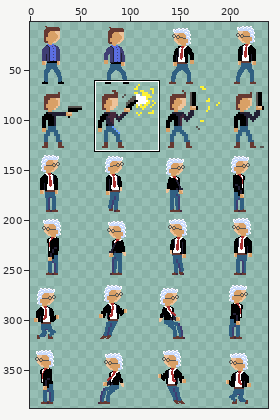
Two states of a sprite sheet, assets/forrest/michel.png. The first picture is a wide view before the edit; the outline marks the close-up.
Close-up. First the earlier version:
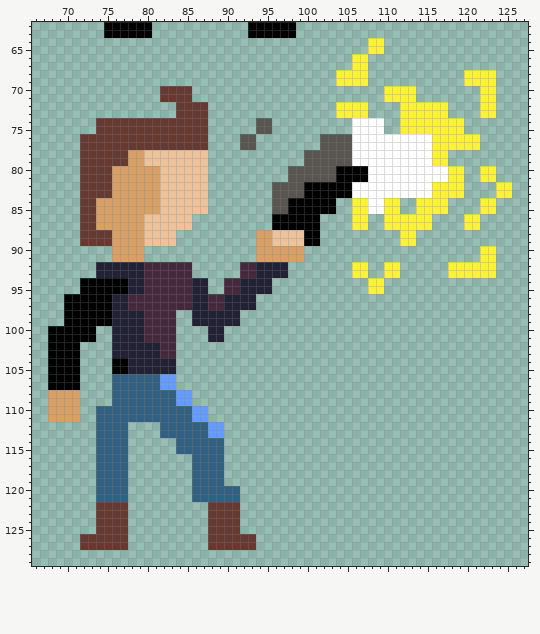
The file is 256x512 pixels. Shown: x 66..127, y 62..129. The wide view leaves out empty margins. The commit also changed other parts of the picture, which this record leaves out.
Now the later version:
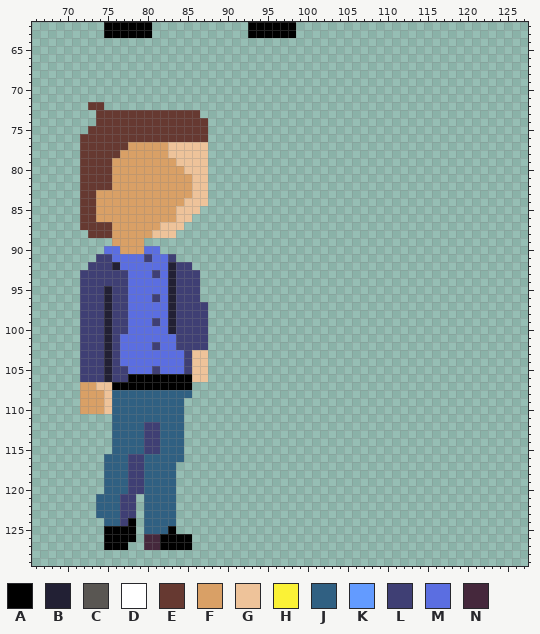
Palette (. is transparent): A #000000  B #222034  C #595652  D #ffffff  E #663931  F #d9a066  G #eec39a  H #fbf236  J #306082  K #639bff  L #3f3f74  M #5b6ee1  N #45283c
Edits made:
@@ x 66..127 @@
  63 .........AAAAAA............AAAAAA.............................
- 64 ..........................................HH..................
- 65 ..........................................HH..................
- 66 ........................................HH....................
- 67 ........................................HH....................
- 68 ......................................HHHH............HHHH....
- 69 ......................................HHHH............HHHH....
- 70 ................EEEE........................HHHH........HH....
- 71 ................EEEE........................HHHH........HH....
- 72 ..................EEEE................HHHH....HHHHHH....HH....
- 73 ..................EEEE................HHHH....HHHHHH....HH....
- 74 ........EEEEEEEEEEEEEE......CC..........DDDD..HHHHHHHH........
- 75 ........EEEEEEEEEEEEEE......CC..........DDDD..HHHHHHHH........
- 76 ......EEEEEEEEEEEEEEEE....CC........CCCCDDDDDDDDDDHHHHHH......
- 77 ......EEEEEEEEEEEEEEEE....CC........CCCCDDDDDDDDDDHHHHHH......
- 78 ......EEEEEEFFGGGGGGGG............CCCCCCDDDDDDDDDDHH..........
- 79 ......EEEEEEFFGGGGGGGG............CCCCCCDDDDDDDDDDHH..........
- 80 ......EEEEFFFFFFGGGGGG..........CCCCCCAAAADDDDDDDDDDHH..HH....
- 81 ......EEEEFFFFFFGGGGGG..........CCCCCCAAAADDDDDDDDDDHH..HH....
- 82 ......EEEEFFFFFFGGGGGG........CCCCAAAAAADDDDDDDDDDHHHH....HH..
- 83 ......EEEEFFFFFFGGGGGG........CCCCAAAAAADDDDDDDDDDHHHH....HH..
- 84 ......EEFFFFFFFFGGGGGG........CCAAAAAA..HHDDHH..HHHH....HH....
- 85 ......EEFFFFFFFFGGGGGG........CCAAAAAA..HHDDHH..HHHH....HH....
- 86 ......EEFFFFFFGGGGGG..........AAAAAA....HH..HHHHHH....HH......
- 87 ......EEFFFFFFGGGGGG..........AAAAAA....HH..HHHHHH....HH......
- 88 ......EEEEFFFFGGGG..........FFGGGGAA..........HH..............
- 89 ......EEEEFFFFGGGG..........FFGGGGAA..........HH..............
- 90 ..........FFFF..............FFFFFF......................HH....
- 91 ..........FFFF..............FFFFFF......................HH....
- 92 ........BBBBBBNNNNNN......NNBBBB........HH..HH......HHHHHH....
- 93 ........BBBBBBNNNNNN......NNBBBB........HH..HH......HHHHHH....
- 94 ......AAAAAABBNNNNNNBB..NNBBBB............HH..................
- 95 ......AAAAAABBNNNNNNBB..NNBBBB............HH..................
- 96 ....AAAAAABBNNNNNNNNBBNNBBBB..................................
- 97 ....AAAAAABBNNNNNNNNBBNNBBBB..................................
- 98 ....AAAAAABBBBNNNN..BBBBBB....................................
- 99 ....AAAAAABBBBNNNN..BBBBBB....................................
-100 ..AAAAAA..BBBBNNNN....BB......................................
-101 ..AAAAAA..BBBBNNNN....BB......................................
-102 ..AAAA....BBBBBBNN............................................
-103 ..AAAA....BBBBBBNN............................................
-104 ..AAAA....AABBBBBB............................................
-105 ..AAAA....AABBBBBB............................................
-106 ..AAAA....JJJJJJKK............................................
-107 ..AAAA....JJJJJJKK............................................
-108 ..FFFF....JJJJJJJJKK..........................................
-109 ..FFFF....JJJJJJJJKK..........................................
-110 ..FFFF..JJJJJJJJJJJJKK........................................
-111 ..FFFF..JJJJJJJJJJJJKK........................................
-112 ........JJJJ....JJJJJJKK......................................
-113 ........JJJJ....JJJJJJKK......................................
-114 ........JJJJ......JJJJJJ......................................
-115 ........JJJJ......JJJJJJ......................................
-116 ........JJJJ........JJJJ......................................
-117 ........JJJJ........JJJJ......................................
-118 ........JJJJ........JJJJ......................................
-119 ........JJJJ........JJJJ......................................
-120 ........JJJJ........JJJJJJ....................................
-121 ........JJJJ........JJJJJJ....................................
-122 ........EEEE..........EEEE....................................
-123 ........EEEE..........EEEE....................................
-124 ........EEEE..........EEEE....................................
-125 ........EEEE..........EEEE....................................
-126 ......EEEEEE..........EEEEEE..................................
-127 ......EEEEEE..........EEEEEE..................................
+ 64 ..............................................................
+ 65 ..............................................................
+ 66 ..............................................................
+ 67 ..............................................................
+ 68 ..............................................................
+ 69 ..............................................................
+ 70 ..............................................................
+ 71 ..............................................................
+ 72 .......EE.....................................................
+ 73 ........EEEEEEEEEEEEE.........................................
+ 74 ........EEEEEEEEEEEEEE........................................
+ 75 .......EEEEEEEEEEEEEEE........................................
+ 76 ......EEEEEEEEEEEEEEEE........................................
+ 77 ......EEEEEEFFFFFGGGGG........................................
+ 78 ......EEEEEFFFFFFGGGGG........................................
+ 79 ......EEEEFFFFFFFFGGGG........................................
+ 80 ......EEEEFFFFFFFFFGGG........................................
+ 81 ......EEEEFFFFFFFFFFGG........................................
+ 82 ......EEEEFFFFFFFFFFGG........................................
+ 83 ......EEFFFFFFFFFFFFGG........................................
+ 84 ......EEFFFFFFFFFFFGGG........................................
+ 85 ......EEFFFFFFFFFFGGG.........................................
+ 86 ......EEFFFFFFFFFFGG..........................................
+ 87 ......EEEEFFFFFFGGG...........................................
+ 88 .......EEEFFFFFGGG............................................
+ 89 ..........FFFF................................................
+ 90 .........MMFFFMM..............................................
+ 91 ........LLMMMMLMML............................................
+ 92 .......LLLBMMMMMMBLL..........................................
+ 93 ......LLLLLLMMMLMBLLL.........................................
+ 94 ......LLLLLLMMMMMBLLL.........................................
+ 95 ......LLLBLLMMMMMBLLL.........................................
+ 96 ......LLLBLLMMMLMBLLL.........................................
+ 97 ......LLLBLLMMMMMBLLLL........................................
+ 98 ......LLLBLLMMMMMBLLLL........................................
+ 99 ......LLLBLLMMMLMBLLLL........................................
+100 ......LLLBLLMMMMMBLLLL........................................
+101 ......LLLBLMMMMMMMLLLL........................................
+102 ......LLLBLMMMMLMMLLLL........................................
+103 ......LLLBLMMMMMMMMLGG........................................
+104 ......LLLBLMMMMMMMMLGG........................................
+105 ......LLLBLLMMMLMMMLGG........................................
+106 ......LLLBLLAAAAAAAAGG........................................
+107 ......FFGGAAAAAAAAAA..........................................
+108 ......FFFGJJJJJJJJJJ..........................................
+109 ......FFFGJJJJJJJJJ...........................................
+110 ......FFFGJJJJJJJJJ...........................................
+111 ..........JJJJJJJJJ...........................................
+112 ..........JJJJLLJJJ...........................................
+113 ..........JJJJLLJJJ...........................................
+114 ..........JJJJLLJJJ...........................................
+115 ..........JJJJLLJJJ...........................................
+116 .........JJJLLJJJJJ...........................................
+117 .........JJJLLJJJJ............................................
+118 .........JJJLLJJJJ............................................
+119 .........JJJLLJJJJ............................................
+120 .........JJJLLJJJJ............................................
+121 ........JJJLL.JJJJ............................................
+122 ........JJJLL.JJJJ............................................
+123 ........JJJLL.JJJJ............................................
+124 .........JJLA.JJJJ............................................
+125 .........AAAA.JJJA............................................
+126 .........AAAA.NNAAAA..........................................
+127 .........AAA..NNAAAA..........................................
 128 ..............................................................
